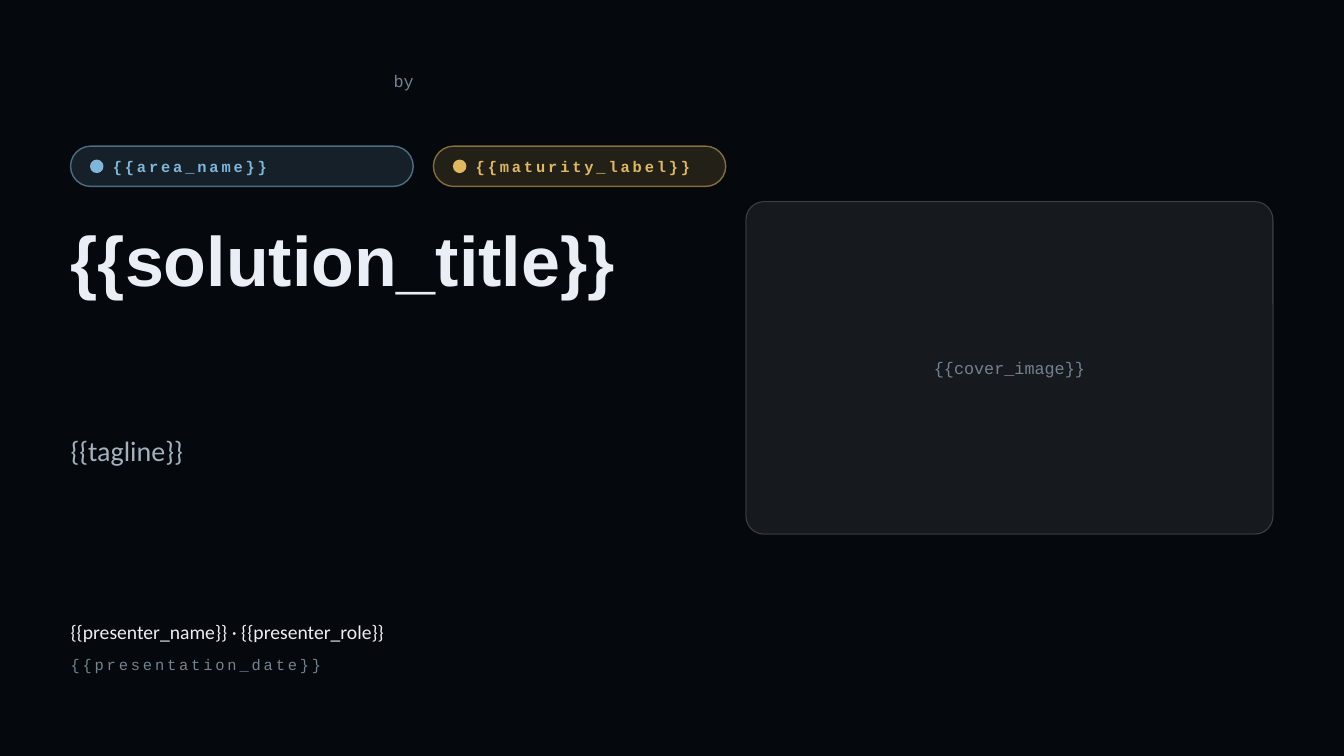
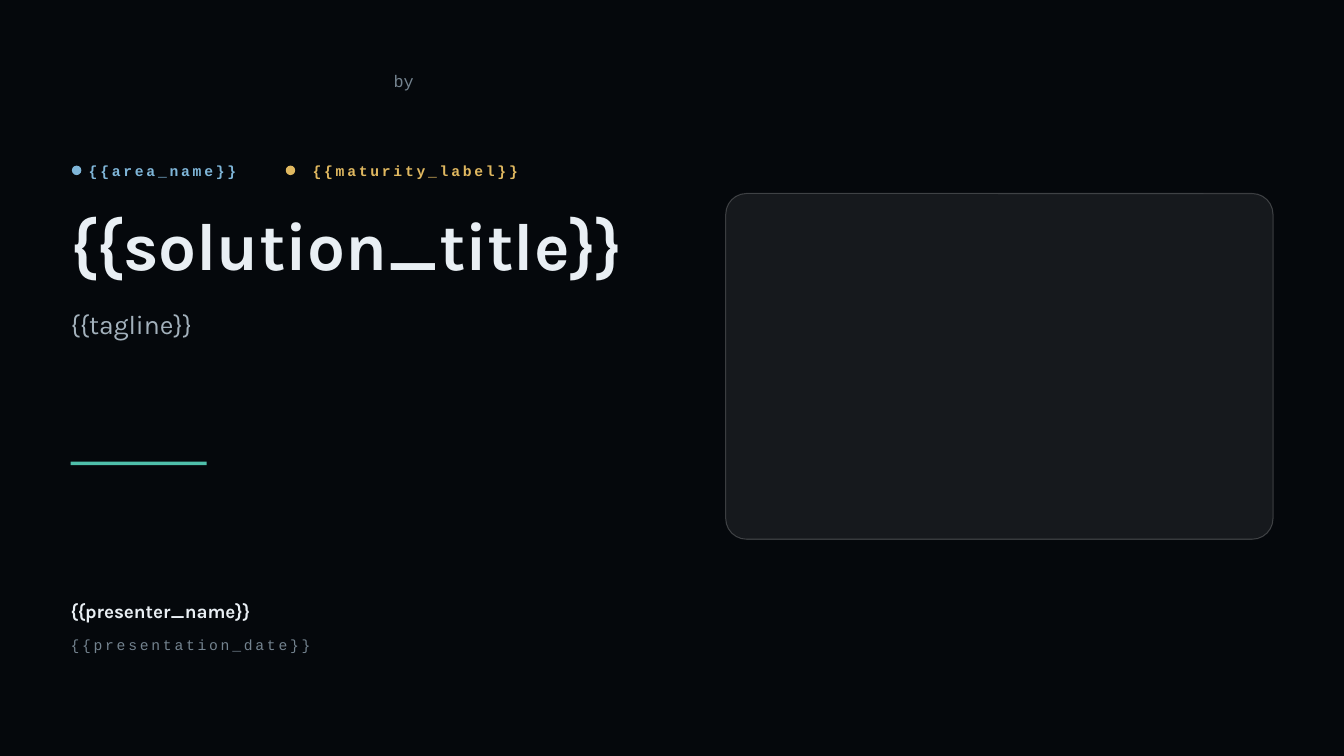
Before and after one commit to lpreciado-nextant/PRISMA, a slide deck: slide 1 of app/src/assets/deck/PRISMA_Template_Dark.potx. Drawn at 1344x756 pixels with LibreOffice and Linux fonts; fonts in the diff are those of the drawing; background and template pictures are left out. Boxes give left, top, right and bottom in pixels: in the first picture for what was removed or moved away, otherwise in the second. Text is boxed around its words. In the diff, an @@ line names an element or a change of style, - is before the commit and + after.

```diff
--- a/app/src/assets/deck/PRISMA_Template_Dark.potx
+++ b/app/src/assets/deck/PRISMA_Template_Dark.potx
@@ rounded rectangle removed at (71, 146, 413, 187) @@
@@ rounded rectangle removed at (434, 146, 726, 187) @@
@@ ellipse: place and size @@
-ellipse at (91, 160, 103, 172)
+ellipse at (73, 166, 81, 174)
@@ text "{{area_name}}": place and size @@
-text "{{area_name}}" at (113, 161, 267, 175)
+text "{{area_name}}" at (89, 165, 236, 179)
@@ ellipse: place and size @@
-ellipse at (454, 160, 466, 172)
+ellipse at (286, 166, 294, 174)
@@ size 11 to 10.5 pt in 3 elements at (71, 639, 311, 653), (89, 165, 236, 179), (313, 165, 518, 179) @@
@@ text "{{maturity_label}}": place and size @@
-text "{{maturity_label}}" at (476, 161, 690, 175)
+text "{{maturity_label}}" at (313, 165, 518, 179)
@@ title "{{solution_title}}": place and size @@
-title "{{solution_title}}" at (71, 235, 615, 299)
+title "{{solution_title}}" at (71, 216, 623, 281)
@@ title "{{solution_title}}" at (71, 216, 623, 281): size 50 to 48 pt, font Arial to Karla @@
@@ rounded rectangle: place and size @@
-rounded rectangle at (746, 202, 1273, 534)
+rounded rectangle at (726, 194, 1273, 539)
@@ rounded rectangle at (726, 194, 1273, 539): proportions changed @@
@@ text "{{tagline}}": place and size @@
-text "{{tagline}}" at (71, 440, 183, 466)
+text "{{tagline}}" at (71, 314, 192, 341)
@@ text "{{tagline}}" at (71, 314, 192, 341): size 20 to 19 pt, font Calibri to Karla; line spacing 1 to 1.12 @@
@@ text removed at (934, 362, 1085, 378) @@
-{{cover_image}}
@@ rectangle added at (71, 462, 207, 466), fill #4FBFAB @@
@@ text at (71, 603, 251, 623): text changed; size 14 to 13.5 pt; font Calibri to Karla; bold on @@
-{{presenter_name}} · {{presenter_role}}
+{{presenter_name}}
@@ text "{{presentation_date}}": place and size @@
-text "{{presentation_date}}" at (71, 659, 322, 673)
+text "{{presentation_date}}" at (71, 639, 311, 653)
```
Also in this commit, not shown: 4 other slides changed, 1 slide added, 1 slide removed, 11 other files.
